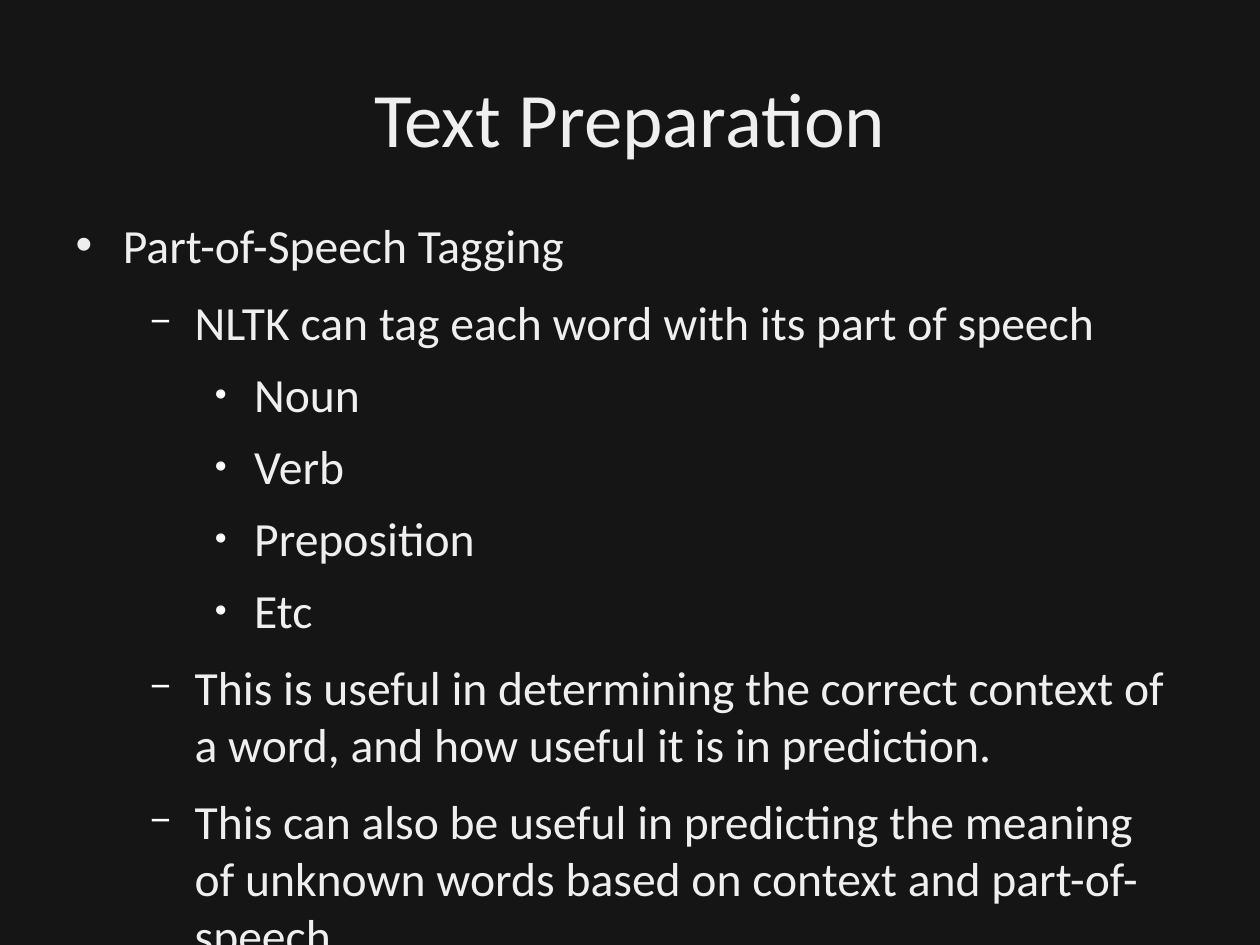
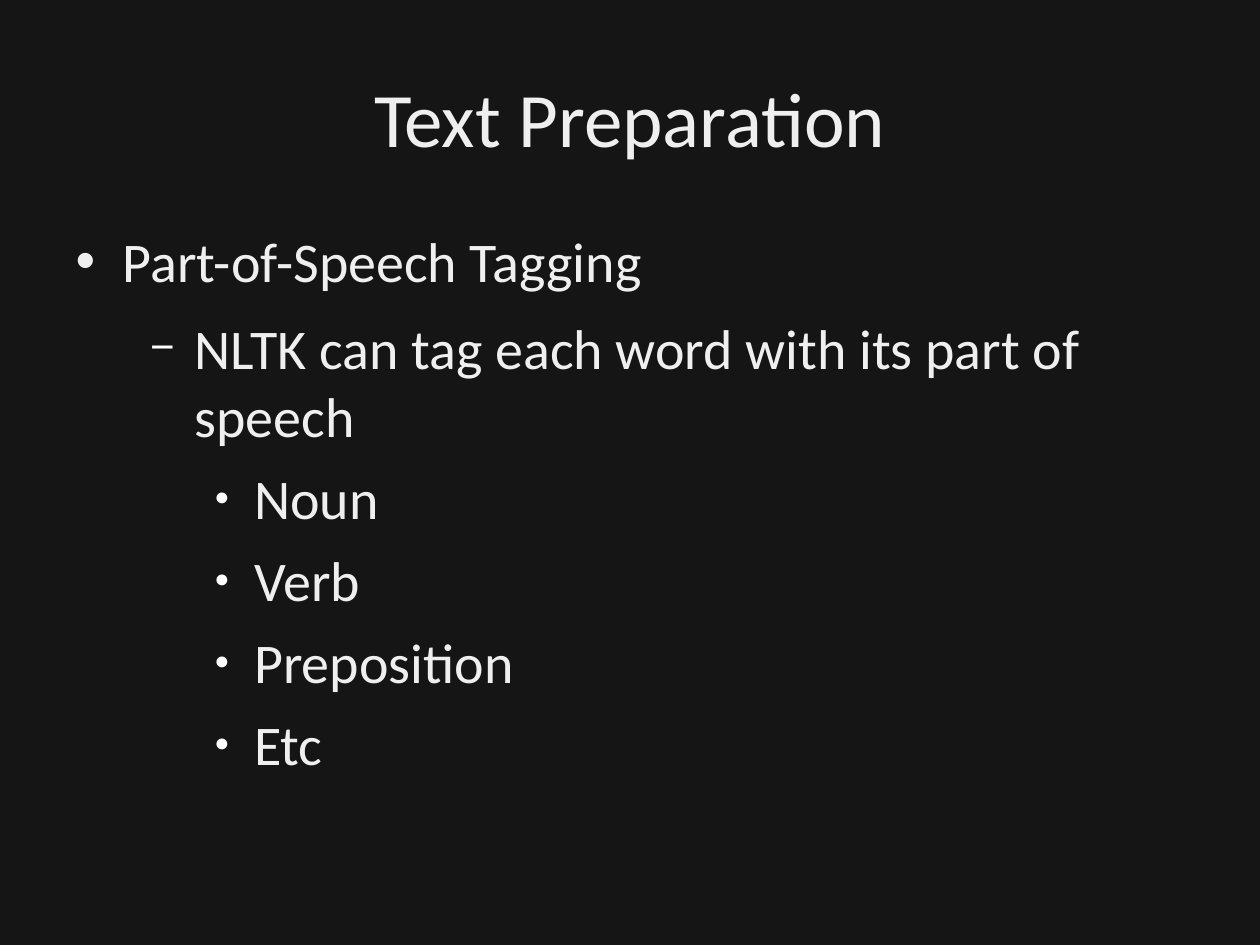
Before and after one commit to dbowmans46/PracticalProgramming, a slide deck: slide 27 of Session 7 - Python/Instructional Material/Session 7 - Python Brief Intro to NLP.odp (slide 28 before the commit). Drawn at 1260x945 pixels with LibreOffice and Linux fonts; fonts in the diff are those of the drawing; background and template pictures are left out; a plain dark background stands for a picture behind light text. Boxes give left, top, right and bottom in pixels: in the first picture for what was removed or moved away, otherwise in the second. Text is boxed around its words. In the diff, an @@ line names an element or a change of style, - is before the commit and + after.

Commit message:
Added details to stemmer slides and part-of-speech slides.  Clarified class exercise slide for tokenization.  Moved separated stemming slide back with the rest of the stemming section.

```diff
--- a/Session 7 - Python/Instructional Material/Session 7 - Python Brief Intro to NLP.odp
+++ b/Session 7 - Python/Instructional Material/Session 7 - Python Brief Intro to NLP.odp
@@ text "Part-of-Speech Tagging" at [123, 243, 1080, 766]: size 27.2 to 32 pt; line spacing 0.8 to 1 @@
@@ text at [195, 672, 1164, 904]: paragraphs removed @@
-  − This is useful in determining the correct context of a word, and how useful it is in prediction.
-  − This can also be useful in predicting the meaning of unknown words based on context and part-of-speech.
```
Also in this commit, not shown: 7 other slides changed, 6 slides added.
